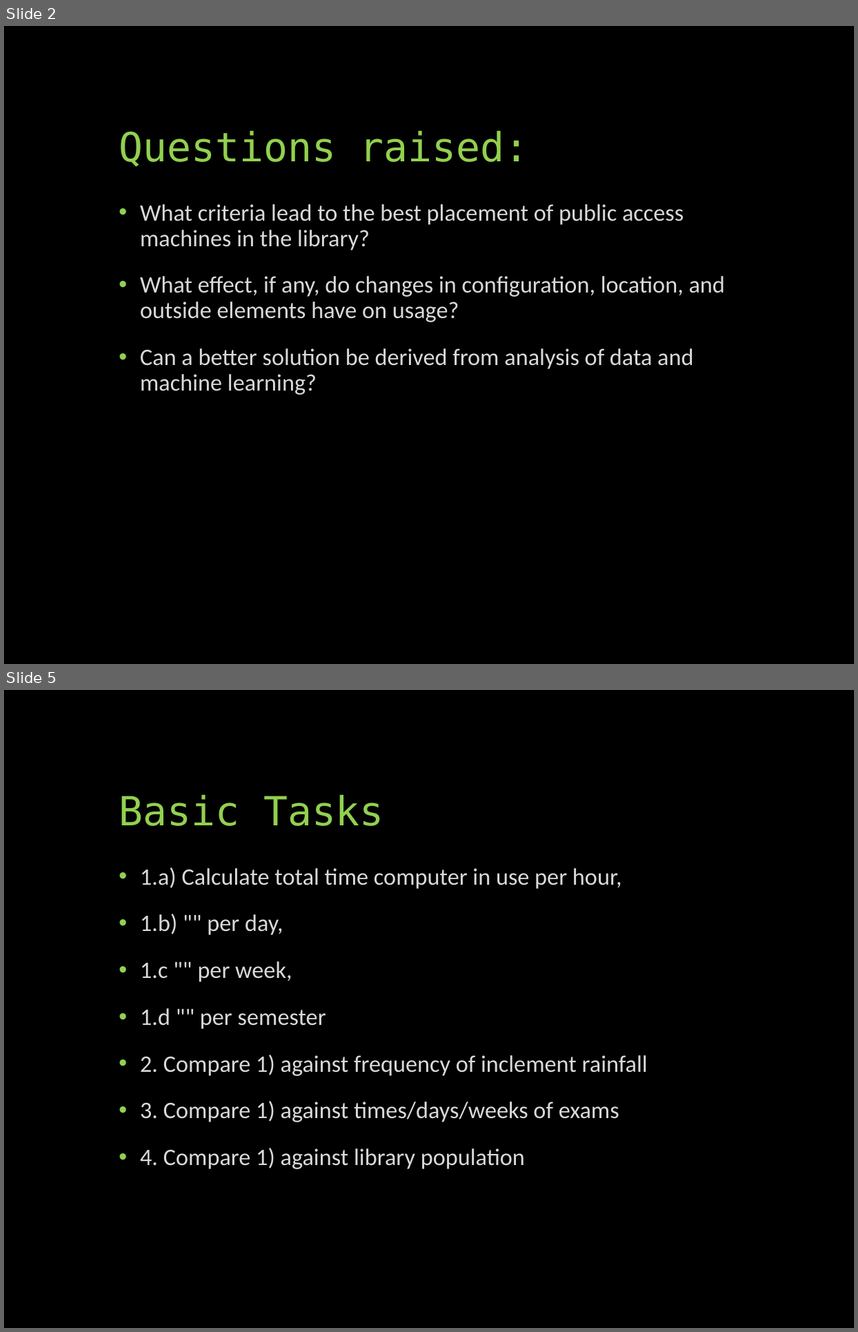
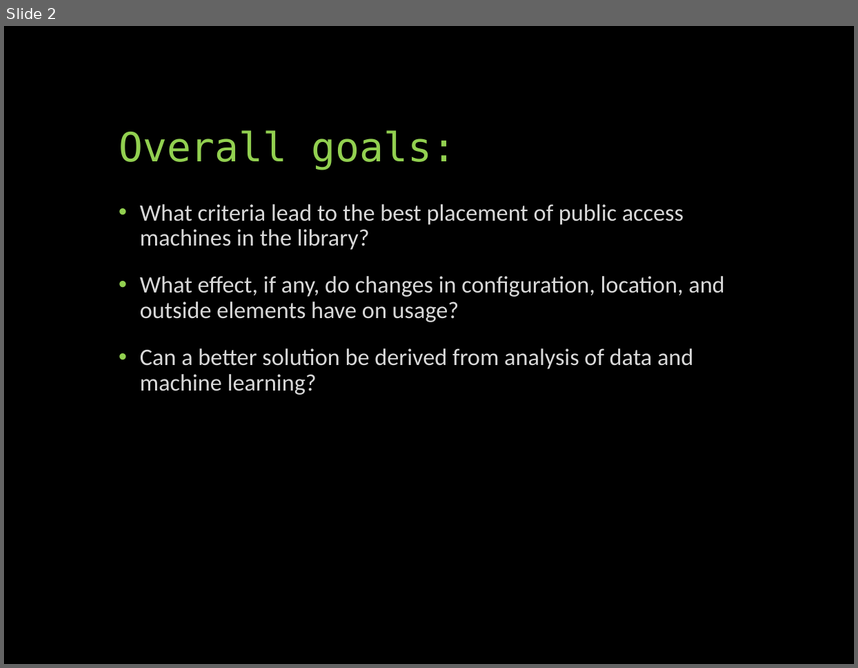
Before and after one commit to UNCG-CSE/Library-Computer-Usage-Analysis, a slide deck: docs/Computers in the Libraries.pptx. Shown one above the other, each under a label of ours: slides 2 and 5 before the commit, slide 2 after it; the slides between them are not shown. The pictures are 858x1332 and 858x668 pixels, drawn with LibreOffice and Linux fonts; fonts in the diff are those of the drawing. Boxes give left, top, right and bottom in pixels: in the first picture for what was removed or moved away, otherwise in the second. Text is boxed around its words. In the diff, an @@ line names an element or a change of style, - is before the commit and + after.

```diff
--- a/docs/Computers in the Libraries.pptx
+++ b/docs/Computers in the Libraries.pptx
@@ slide 5 removed at (4,690,854,1328), background #000000 @@
@@ title removed at (119,795,384,826) @@
-Basic Tasks
@@ text removed at (140,867,648,1169) @@
-• 1.a) Calculate total time computer in use per hour,
-• 1.b) "" per day,
-• 1.c "" per week,
-• 1.d "" per semester
-• 2. Compare 1) against frequency of inclement rainfall
-• 3. Compare 1) against times/days/weeks of exams
-• 4. Compare 1) against library population
@@ slide 2 changed as well @@
@@ text at (119,130,457,170): text changed @@
-Questions raised:
+Overall goals:
```
Also in this commit, not shown: 1 other slide changed, 9 slides added, 6 other slides removed, 1 other file.
